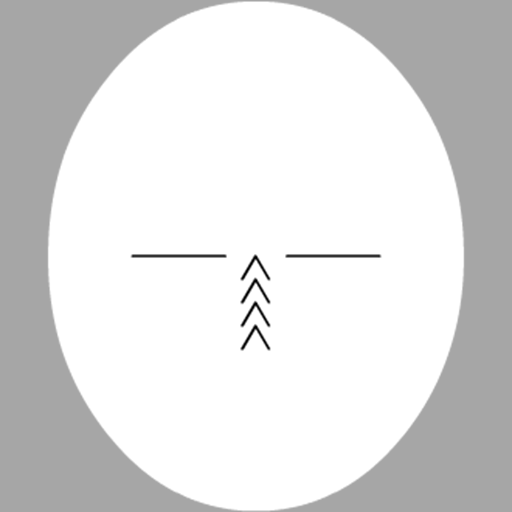
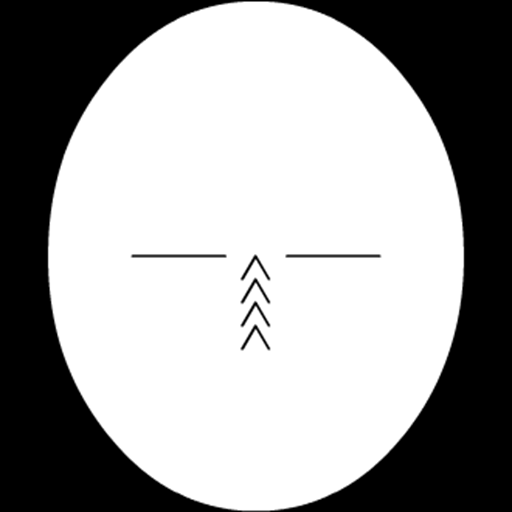
Two versions of the same layered image (512 x 512). Layer-by-layer changes:
"Outline": opacity 35% → 100% over [0, 0, 512, 512]
